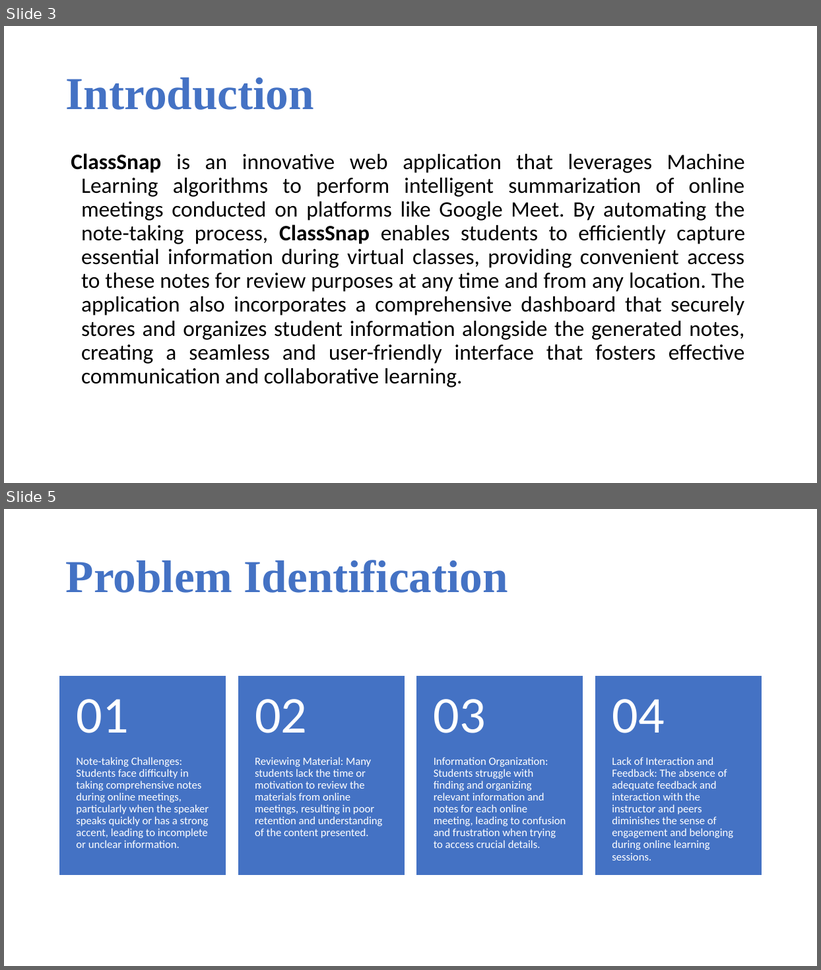
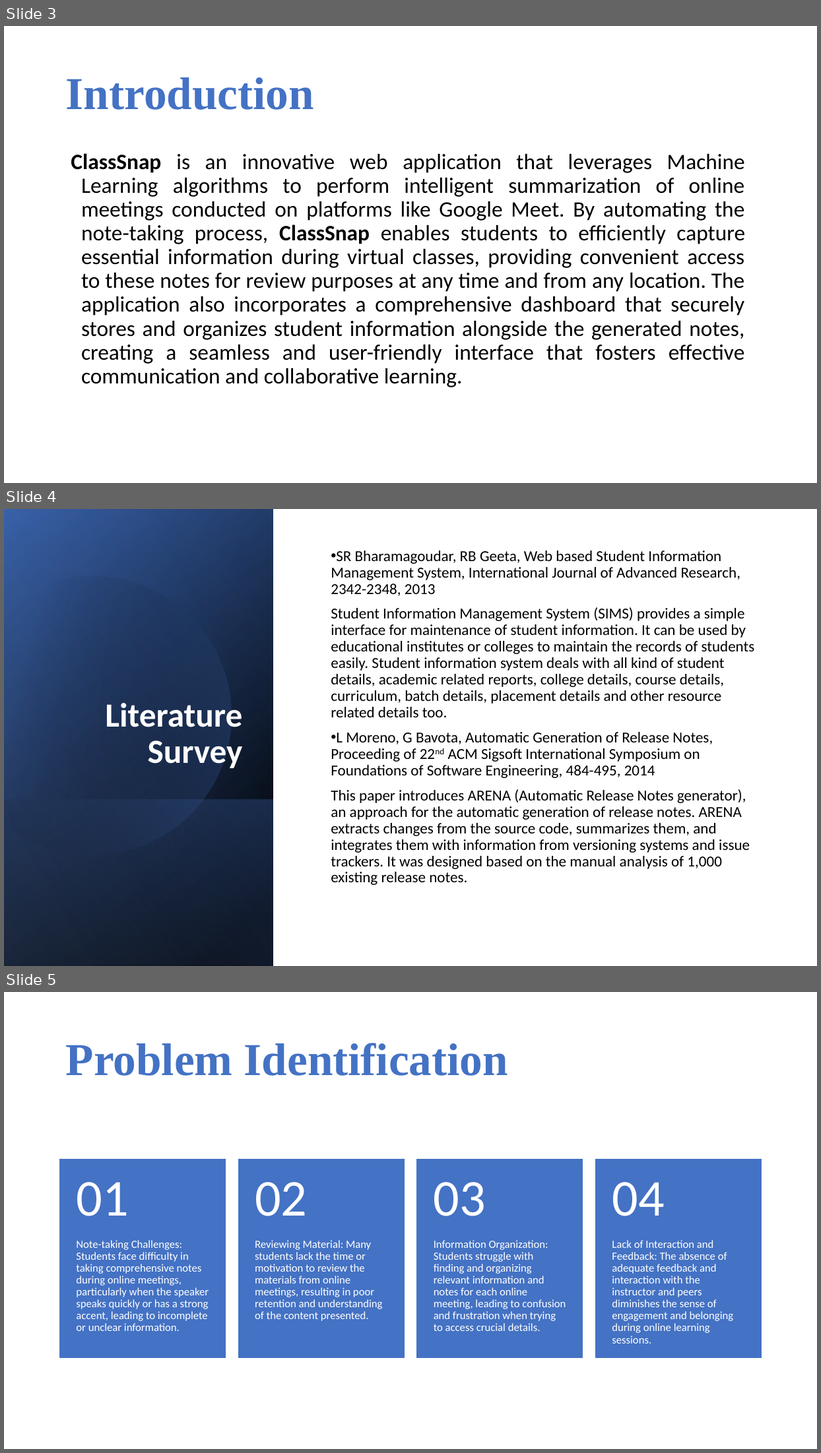
Before and after one commit to SkySingh04/ClassSnap, a slide deck: ClassSnap.pptx. Shown one above the other, each under a label of ours: slides 3 and 5 before the commit, slides 3, 4 and 5 after it; the slides between them are not shown. The pictures are 821x970 and 821x1453 pixels, drawn with LibreOffice and Linux fonts; fonts in the diff are those of the drawing. Boxes give left, top, right and bottom in pixels: in the first picture for what was removed or moved away, otherwise in the second. Text is boxed around its words. In the diff, an @@ line names an element or a change of style, - is before the commit and + after.

```diff
--- a/ClassSnap.pptx
+++ b/ClassSnap.pptx
@@ slide 4 added at [4, 509, 817, 966], background #FFFFFF @@
@@ rectangle added at [4, 509, 817, 966], fill #FFFFFF @@
@@ rectangle added at [4, 509, 274, 966], fill gradient #000000 to #2F5597 @@
@@ rectangle added at [4, 510, 274, 966], fill gradient #000000 to #4472C4 @@
@@ rectangle added at [4, 509, 274, 966], fill gradient #000000 to #8FAADC @@
@@ freeform shape added at [4, 543, 265, 883], fill gradient #000000 to #4472C4 @@
@@ text added at [331, 551, 755, 885], 18 pt, text #000000 @@
+• SR Bharamagoudar, RB Geeta, Web based Student Information Management System, International Journal of Advanced Research, 2342-2348, 2013
+Student Information Management System (SIMS) provides a simple interface for maintenance of student information. It can be used by educational institutes or colleges to maintain the records of students easily. Student information system deals with all kind of student details, academic related reports, college details, course details, curriculum, batch details, placement details and other resource related details too.
+• L Moreno, G Bavota, Automatic Generation of Release Notes, Proceeding of 22nd ACM Sigsoft International Symposium on Foundations of Software Engineering, 484-495, 2014
+This paper introduces ARENA (Automatic Release Notes generator), an approach for the automatic generation of release notes. ARENA extracts changes from the source code, summarizes them, and integrates them with information from versioning systems and issue trackers. It was designed based on the manual analysis of 1,000 existing release notes.
@@ text added at [105, 703, 243, 768], 40 pt, text #FFFFFF, bold @@
+Literature Survey
@@ rectangle added at [4, 799, 274, 966], fill gradient #4472C4 to #000000 @@
```
Also in this commit, not shown: 1 slide changed, 1 other slide added, 2 slides removed.
